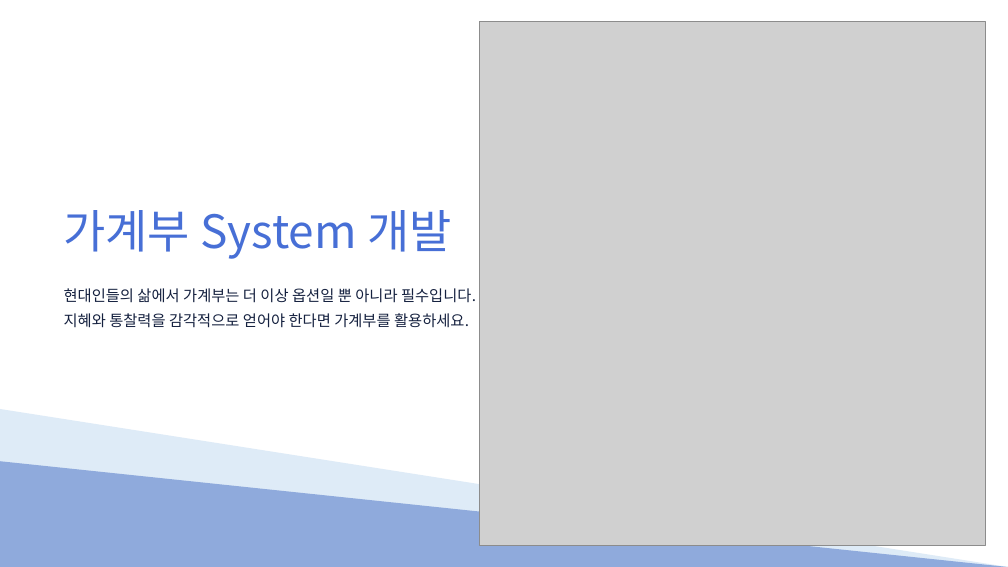
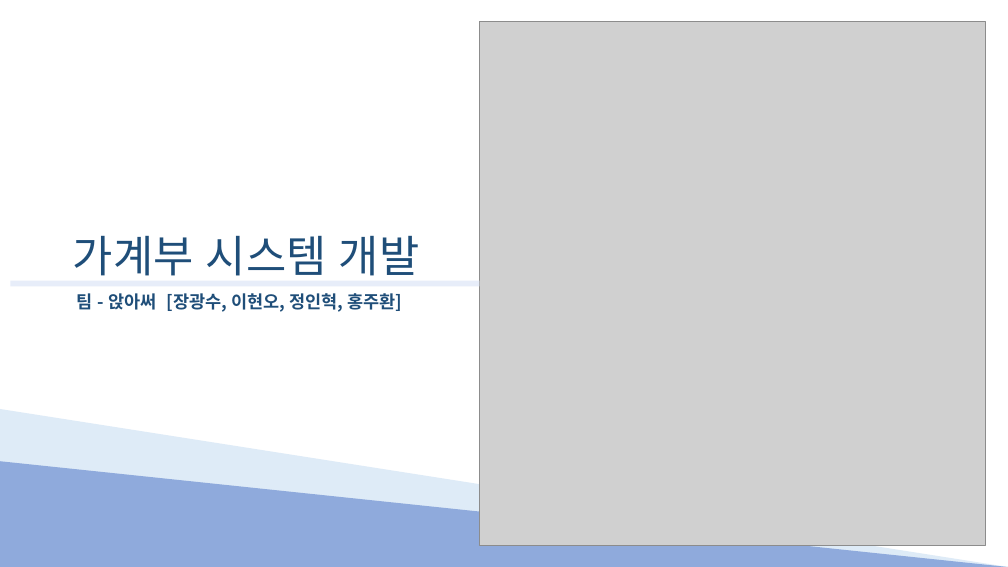
Before and after one commit to Hyno2/C-project, a slide deck: slide 1 of PPT/System.pptx. Drawn at 1008x567 pixels with LibreOffice and Linux fonts; fonts in the diff are those of the drawing; grey boxes stand for pictures. Boxes give left, top, right and bottom in pixels: in the first picture for what was removed or moved away, otherwise in the second. Text is boxed around its words. In the diff, an @@ line names an element or a change of style, - is before the commit and + after.

Commit message:
ppt

```diff
--- a/PPT/System.pptx
+++ b/PPT/System.pptx
@@ text at (73, 235, 420, 276): text changed; size 52.5 to 50 pt; text colour #476FD6 to #1F4E79 @@
-가계부 System 개발
+가계부 시스템 개발
@@ rectangle added at (10, 281, 479, 286), fill #E7EDF9 @@
@@ text removed at (64, 288, 476, 328) @@
-현대인들의 삶에서 가계부는 더 이상 옵션일 뿐 아니라 필수입니다. 더 나은 삶의 지혜와 통찰력을 감각적으로 얻어야 한다면 가계부를 활용하세요.
@@ text added at (77, 293, 402, 312), 20 pt, text #1F4E79, bold @@
+팀 - 앉아써 [장광수, 이현오, 정인혁, 홍주환]
```
Also in this commit, not shown: 8 other slides changed, 3 slides added, 15 slides removed.
